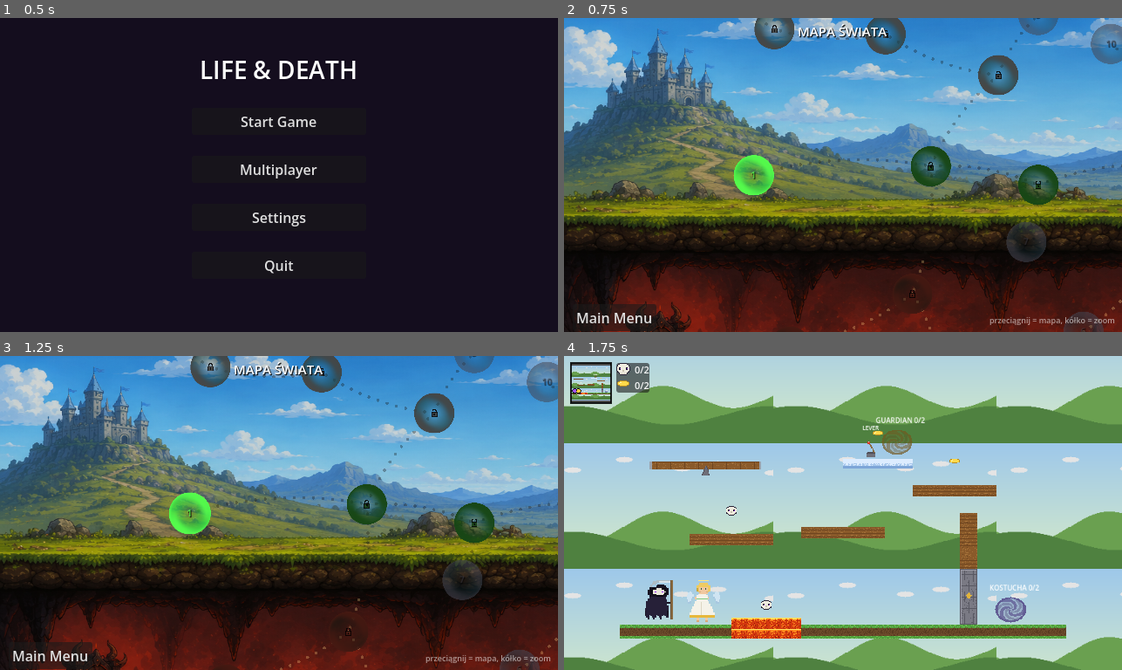
Above: before the commit, frames 1-4 (two rows, left to right).
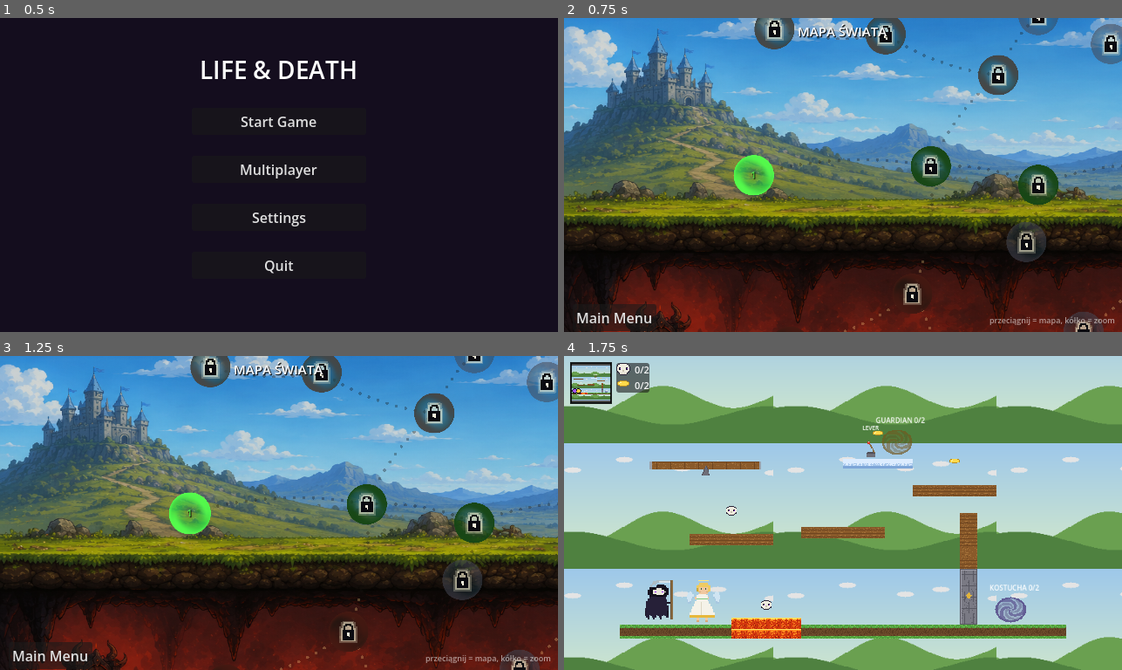
Above: after the commit, the same moments.

Repository: mionsek/life-death
Game: Godot game, scene res://scenes/ui/MainMenu.tscn
The game is run twice, just before and just after one commit, with the same random seed, the same clock (stepped at 60 frames per second) and the same inputs.
Inputs:
- Up to frame 1 (0.5 s): no input
- Up to frame 2 (0.75 s): click "Start Game" at 0.5 s
- Up to frame 3 (1.25 s): no input
- Up to frame 4 (1.75 s): click "1" at 1.25 s

Frame 1 is identical in both runs. In frame 2, 1.8% of the frame differs, in the area x 36-100%, y 0-100%; in frame 3, 1.8%; in frame 4, nothing differs.

Commit message:
feat: unified padlocks on every non-unlocked level; bigger glowing lock
- Every bubble that cannot be played right now (locked OR planned/no scene)
  shows a padlock instead of a number — only unlocked/completed levels show
  numbers, so the map reads at a glance.
- Padlock redesigned: solid black body with a soft light halo baked into the
  asset, rendered 2x bigger (36px). Added as a canvas sibling above the
  bubble so the dark bubble tint never dims it.

Co-Authored-By: Claude Opus 4.8 <noreply@anthropic.com>

Diff:
--- a/game/scripts/ui/level_select.gd
+++ b/game/scripts/ui/level_select.gd
@@ -126,7 +126,6 @@
 	btn.position = data.map_pos - NODE_SIZE / 2.0
 	btn.pivot_offset = NODE_SIZE / 2.0
 
-	var locked := false
 	if not playable:
 		btn.modulate = TINT_PLANNED    # sketched but not built yet
 		btn.disabled = true
@@ -136,7 +135,6 @@
 				# very dark on purpose — locked must read at a glance
 				btn.modulate = zone_tint.darkened(0.72)
 				btn.disabled = true
-				locked = true
 			"unlocked":
 				btn.modulate = zone_tint
 				_add_pulse(btn)        # "play me next"
@@ -146,17 +144,7 @@
 		var level_id: int = data.id
 		btn.pressed.connect(func(): _on_level_selected(level_id))
 
-	if locked:
-		# centered padlock instead of the number
-		var lock := TextureRect.new()
-		lock.texture = LOCK_ICON
-		lock.texture_filter = CanvasItem.TEXTURE_FILTER_NEAREST
-		lock.stretch_mode = TextureRect.STRETCH_KEEP_CENTERED
-		lock.size = NODE_SIZE
-		lock.modulate = Color(1, 1, 1, 0.9)
-		lock.mouse_filter = Control.MOUSE_FILTER_IGNORE
-		btn.add_child(lock)
-	else:
+	if not btn.disabled:
 		var lbl := Label.new()
 		lbl.text = ("✓" if status == "completed" else "") + str(data.index)
 		lbl.horizontal_alignment = HORIZONTAL_ALIGNMENT_CENTER
@@ -169,6 +157,19 @@
 		lbl.mouse_filter = Control.MOUSE_FILTER_IGNORE
 		btn.add_child(lbl)
 	_canvas.add_child(btn)
+
+	if btn.disabled:
+		# Every non-playable bubble (locked or planned) shows only a padlock.
+		# Added as a canvas sibling so it stays at full brightness on top of
+		# the darkened bubble.
+		var lock := TextureRect.new()
+		lock.texture = LOCK_ICON
+		lock.texture_filter = CanvasItem.TEXTURE_FILTER_NEAREST
+		lock.stretch_mode = TextureRect.STRETCH_KEEP_CENTERED
+		lock.size = NODE_SIZE
+		lock.position = data.map_pos - NODE_SIZE / 2.0
+		lock.mouse_filter = Control.MOUSE_FILTER_IGNORE
+		_canvas.add_child(lock)
 
 
 # Slow, subtle breathing pulse marking levels that are ready to play.
--- a/game/tools/generate_assets.gd
+++ b/game/tools/generate_assets.gd
@@ -793,23 +793,60 @@
 	"...X....X...",
 	"...X....X...",
 	"..XXXXXXXX..",
-	"..XWWWWWWX..",
-	"..XWWKKWWX..",
-	"..XWWKKWWX..",
-	"..XWWWKWWX..",
-	"..XWWWWWWX..",
 	"..XXXXXXXX..",
+	"..XXXKKXXX..",
+	"..XXXKKXXX..",
+	"..XXXXKXXX..",
+	"..XXXXXXXX..",
+	"..XXXXXXXX..",
 ]
 const LOCK_LEGEND := {
-	"X": Color("14121a"), "W": Color("e8e4da"), "K": Color("14121a"),
+	"X": Color("0a0a10"), "K": Color("f5f0dc"),
 }
 
 
 func _gen_lock() -> void:
-	# 12x11 padlock stamped on locked level bubbles.
-	var im := _make(12, 11)
-	_map(im, LOCK_MAP, LOCK_LEGEND)
-	_save(im, "ui/lock.png")
+	# Black padlock with a soft light halo baked in, so it reads on any bubble
+	# and any background. Rendered at 2x for a bigger on-map size.
+	var base := _make(18, 17)
+	_map(base, LOCK_MAP, LOCK_LEGEND, 3, 3)
+	# two dilation rings of glow around the silhouette
+	var ring1: Array[Vector2i] = []
+	var ring2: Array[Vector2i] = []
+	for y in 17:
+		for x in 18:
+			if base.get_pixel(x, y).a > 0.0:
+				continue
+			var near_solid := false
+			for dy in range(-1, 2):
+				for dx in range(-1, 2):
+					var nx := x + dx
+					var ny := y + dy
+					if nx >= 0 and ny >= 0 and nx < 18 and ny < 17 \
+							and base.get_pixel(nx, ny).a > 0.9:
+						near_solid = true
+			if near_solid:
+				ring1.append(Vector2i(x, y))
+	for p in ring1:
+		base.set_pixel(p.x, p.y, Color(1.0, 0.98, 0.85, 0.6))
+	for y in 17:
+		for x in 18:
+			if base.get_pixel(x, y).a > 0.0:
+				continue
+			var near_glow := false
+			for dy in range(-1, 2):
+				for dx in range(-1, 2):
+					var nx := x + dx
+					var ny := y + dy
+					if nx >= 0 and ny >= 0 and nx < 18 and ny < 17 \
+							and Vector2i(nx, ny) in ring1:
+						near_glow = true
+			if near_glow:
+				ring2.append(Vector2i(x, y))
+	for p in ring2:
+		base.set_pixel(p.x, p.y, Color(1.0, 0.98, 0.85, 0.25))
+	base.resize(36, 34, Image.INTERPOLATE_NEAREST)
+	_save(base, "ui/lock.png")
 
 
 func _gen_map_nodes() -> void:
Binary file changed: game/assets/gen/ui/lock.png
